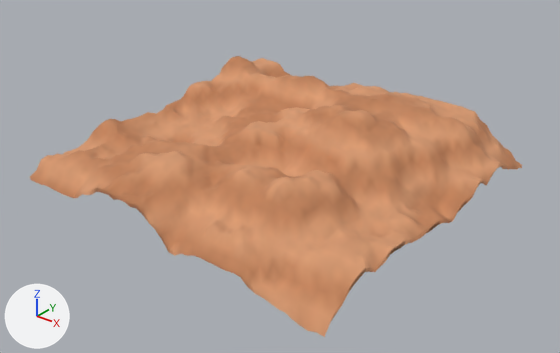
An edit to the glTF model public/desert-canyon/vista/terrain-062.glb, drawn before and after from the same camera.
Camera for both pictures: a 50 mm camera at (478.0, -606.0, 386.0) aimed at (12.0, -23.0, 25.0). Arrows for +X, +Y and +Z are at lower left; the lights stay in place. The picture after the commit comes second. Vertices at exactly the same position are counted once.

The older version as bpy lines, for what is in view:
```python
me_mesh_0 = bpy.data.meshes.new('Mesh_0')
me_mesh_0.from_pydata(...)  # 2777 vertices, 5760 faces; spans x -192.0..192.0, y -192.0..192.0, z 0.0..89.0
me_mesh_0.materials.append(mat_material_0)
ob_terrain_062 = bpy.data.objects.new('terrain-062', me_mesh_0)
ob_terrain_062.location = (0.0, 0.0, 0.0)
```
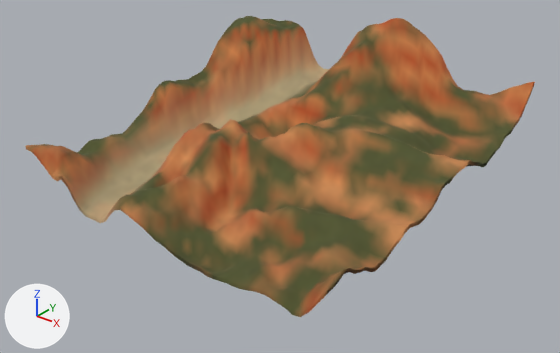
What changed in the scene script:
```text
Change me_mesh_0:
    used by ob_terrain_062; location = (0.0, 0.0, 0.0)
    remove me_mesh_0.from_pydata(...)  # 2777 vertices, 5760 faces; spans x -192.0..192.0, y -192.0..192.0, z 0.0..89.0
    add me_mesh_0.from_pydata(...)  # 2777 vertices, 5760 faces; spans x -192.0..192.0, y -192.0..192.0, z 0.0..155.0
    me_mesh_0 part 1: 2715 of 2777 vertices moved; they spanned x -192.0..192.0, y -192.0..192.0, z 0.0..89.0 and now span x -192.0..192.0, y -192.0..192.0, z 0.0..155.0; mean shift (0.0, 0.0, 4.0); largest move (192.0, 192.0, 13.0) -> (192.0, 192.0, 112.0)
    me_mesh_0 part 2: 999 faces centred in x -192.0..192.0, y -192.0..192.0, z 3.0..86.0 are repainted in the vertex colours; the middle colour goes from orange #c4855c to brown #8e6337
    me_mesh_0 part 3: 1402 faces centred in x -192.0..192.0, y -192.0..192.0, z 2.0..88.0 are repainted in the vertex colours; the middle colour goes from beige #d6986f to brown #956236
    me_mesh_0 part 4: 961 faces centred in x -192.0..192.0, y -192.0..192.0, z 12.0..84.0 are repainted in the vertex colours; the middle colour goes from orange #c6865d to orange #ba7746
    me_mesh_0 part 5: 735 faces centred in x -165.0..-53.0, y -192.0..192.0, z 26.0..76.0 are repainted in the vertex colours; the middle colour goes from orange #cb8d64 to beige #ac9872
    me_mesh_0 part 6: 1663 faces centred in x -192.0..192.0, y -192.0..192.0, z 3.0..87.0 are repainted in the vertex colours; the middle colour goes from orange #c98a61 to dark yellow #51532a
```

Pixel boxes (x1, y1, x2, y2) of what changed, in the pictures (560 x 353 px; the box of a moved part takes in the faces that stretch with it):
'terrain-062', reshaped, recoloured (7% taller): before (30, 56, 522, 337); after (25, 16, 535, 317)
part 1 of me_mesh_0, moved or reshaped: before (30, 56, 522, 337); after (25, 16, 535, 317)
part 2 of me_mesh_0, recoloured: before (32, 58, 512, 327); after (27, 20, 518, 316)
part 3 of me_mesh_0, recoloured: before (36, 59, 505, 337); after (40, 17, 511, 317)
part 4 of me_mesh_0, recoloured: before (30, 73, 522, 275); after (25, 29, 535, 279)
part 5 of me_mesh_0, recoloured: before (73, 75, 341, 198); after (73, 47, 329, 223)
part 6 of me_mesh_0, recoloured: before (48, 56, 509, 325); after (77, 16, 515, 317)
